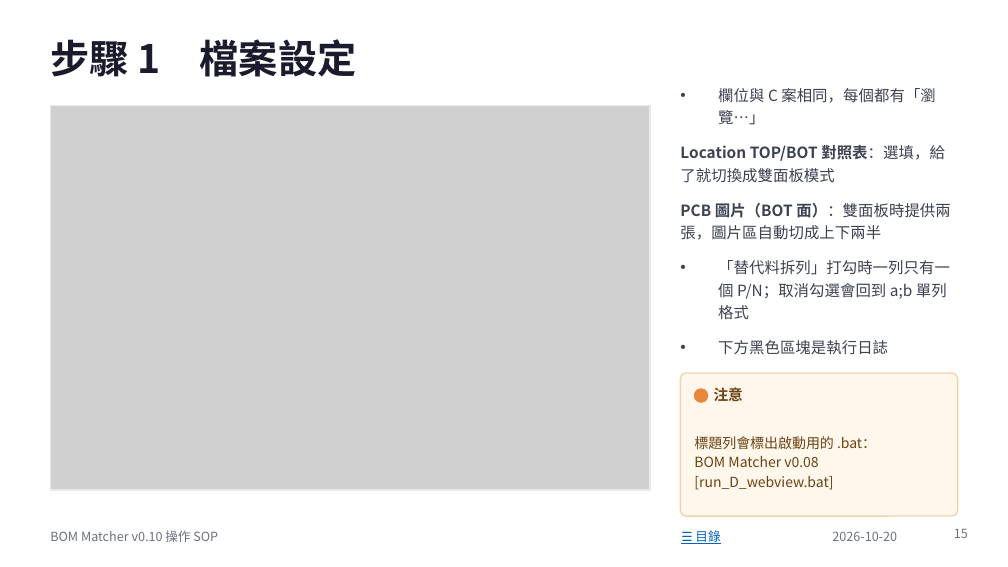
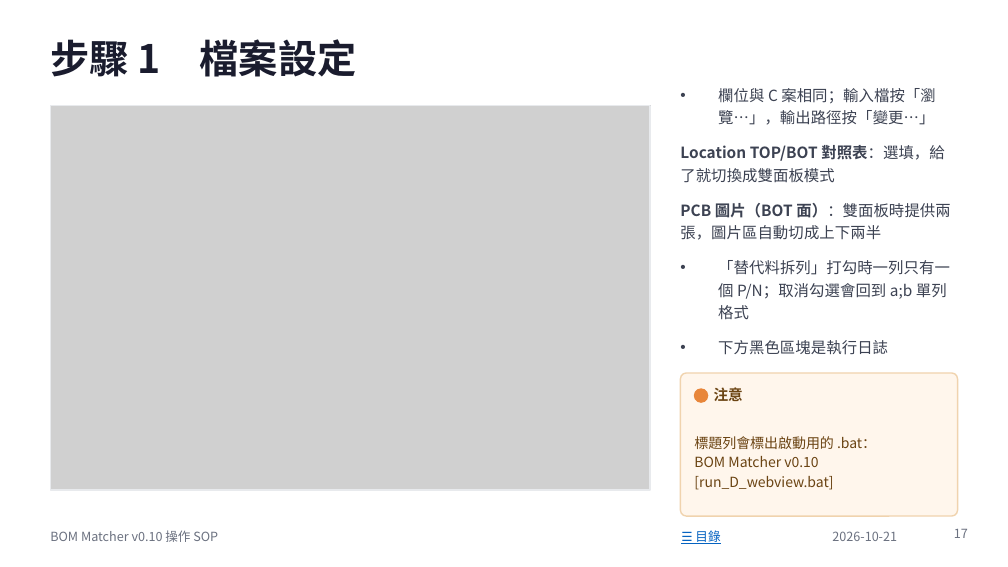
Before and after one commit to jenhochen/AI_BOM, a slide deck: slide 17 of docs/BOM_Matcher_v0.10_操作SOP.pptx (slide 15 before the commit). Drawn at 1008x567 pixels with LibreOffice and Linux fonts; fonts in the diff are those of the drawing; grey boxes stand for pictures. Boxes give left, top, right and bottom in pixels: in the first picture for what was removed or moved away, otherwise in the second. Text is boxed around its words. In the diff, an @@ line names an element or a change of style, - is before the commit and + after.

```diff
--- a/docs/BOM_Matcher_v0.10_操作SOP.pptx
+++ b/docs/BOM_Matcher_v0.10_操作SOP.pptx
@@ text at box(718, 88, 935, 125): text changed @@
-• 欄位與 C 案相同，每個都有「瀏覽…」
+• 欄位與 C 案相同；輸入檔按「瀏覽…」，輸出路徑按「變更…」
@@ text at box(694, 456, 833, 490): text changed @@
-BOM Matcher v0.08 [run_D_webview.bat]
+BOM Matcher v0.10 [run_D_webview.bat]
@@ text at box(832, 531, 897, 541): text changed @@
-2026-10-20
+2026-10-21
@@ page number at box(954, 529, 968, 538): text changed @@
-15
+17
```
Also in this commit, not shown: 22 other slides changed, 2 slides added, 21 other files.
